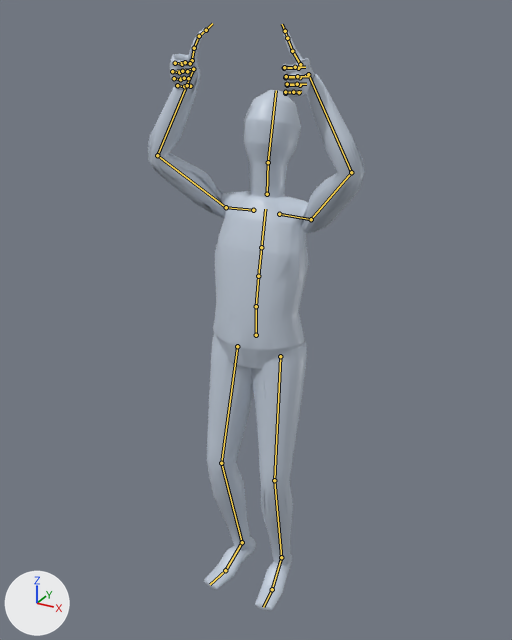
A saved change to the glTF model app/assets/anims/Base/cheer.glb.
One viewpoint serves both versions: a camera (50 mm lens) standing at (1.019, -1.872, 1.999) and looking at (-0.023, 0.024, 1.051). The lights are fixed; the arrows at lower left show +X, +Y and +Z. The older version comes first. Both versions are drawn at frame 19 of the action 'Animation'; the numbers are the values there. The bones that change, and the others that lie on the model, are drawn over the model as lines.

Names of what the first picture shows: 'Body_human_male'.
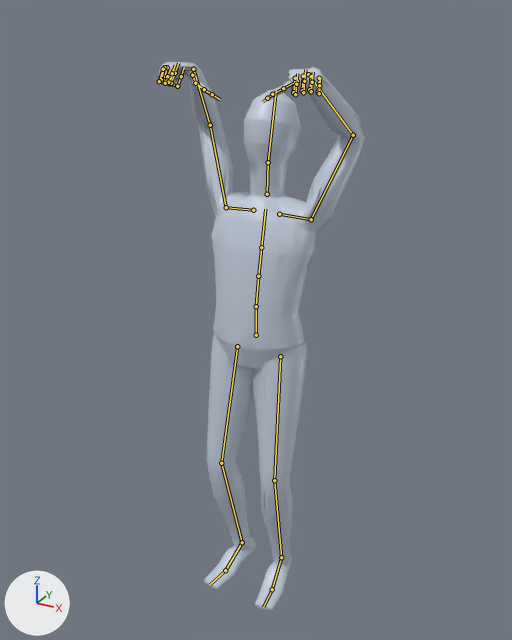
What differs and where, as boxes (x1, y1, x2, y2) in the pictures (512 x 640 px):
'Body_human_male', posed: before (148, 28, 365, 611); after (158, 62, 365, 611)
bone 'mixamorig:LeftArm', root to tip: before (311, 219) to (351, 172); after (311, 219) to (353, 135)
bone 'mixamorig:LeftHand', root to tip: before (308, 74) to (305, 75); after (308, 74) to (306, 75)
bone 'mixamorig:RightArm', root to tip: before (226, 207) to (157, 155); after (226, 207) to (210, 125)
bone 'mixamorig:RightHand', root to tip: before (193, 69) to (185, 70); after (193, 69) to (183, 68)

The change in detail:
Bone 'mixamorig:LeftArm' (bone_mixamorig_leftarm) turns from (65, -47, -96) to (77, -20, -18) degrees about its own x, y and z.
Bone 'mixamorig:LeftHand' (bone_mixamorig_lefthand) turns from (-54, -12, 117) to (-72, -49, 37) degrees about its own x, y and z.
Bone 'mixamorig:RightArm' (bone_mixamorig_rightarm) turns from (68, 50, 109) to (75, 21, 24) degrees about its own x, y and z.
Bone 'mixamorig:RightHand' (bone_mixamorig_righthand) turns from (-49, 10, -114) to (-69, 41, -37) degrees about its own x, y and z.
